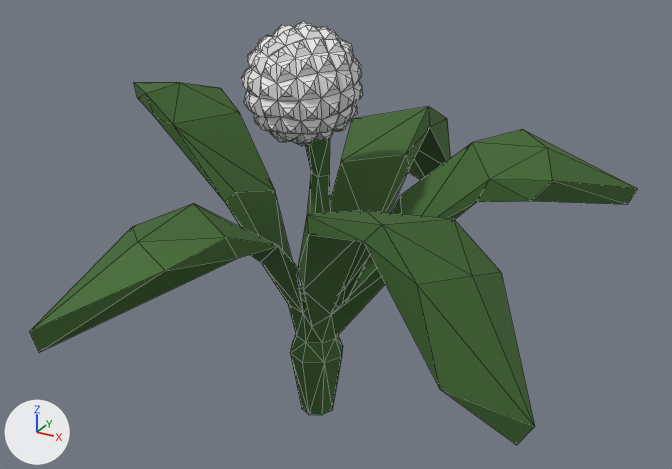
The FBX model PotionGame/Assets/Prefabs/Pickups/Models/Ginseng/ginseng.fbx: old version first, new version second.
Rendered twice from a 50 mm camera at (0.646, -1.146, 0.849) aimed at (0.0, 0.029, 0.262). Lighting does not change. The marker at lower left points along +X, +Y and +Z. Mesh edges are drawn as thin lines. Where no turn or scale is listed for an object, it has been applied to the vertices.

The scene before the commit, as lines of its bpy script (objects in view):
```python
me_cube_001 = bpy.data.meshes.new('Cube.001')
me_cube_001.from_pydata(...)  # 577 vertices, 773 faces; spans x -0.083..0.083, y -0.083..0.083, z -0.082..0.082
me_cube_001.materials.append(mat_berriesmat)  # white #e7e7e7
me_mesh = bpy.data.meshes.new('Mesh')
me_mesh.from_pydata(...)  # 139 vertices, 267 faces; spans x -42.8..42.8, y 0.0..52.1, z -41.7..41.7
me_mesh.materials.append(mat_plantmat)  # picture img_texture_01_psd
ob_berries = bpy.data.objects.new('Berries', me_cube_001)
ob_berries.location = (0.004, -0.072, 0.525)
ob_sm_env_plant_04 = bpy.data.objects.new('SM_Env_Plant_04', me_mesh)
ob_sm_env_plant_04.location = (0.0, 0.0, 0.0)
ob_sm_env_plant_04.rotation_euler = (1.571, 0.0, 0.0)  # degrees (90, 0, 0)
ob_sm_env_plant_04.scale = (0.01, 0.01, 0.01)
```
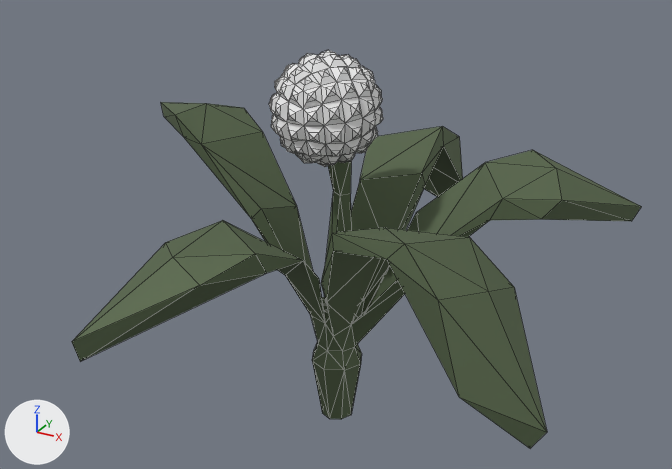
What differs and where, as boxes [x1, y1, x2, y2] in the pictures (672 x 469 px; the box of a moved part takes in the faces that stretch with it):
```json
{"object": "SM_Env_Plant_04", "change": "reshaped, moved, turned, rescaled", "before": [29, 82, 638, 445], "after": [72, 50, 642, 448]}
{"object": "Berries", "change": "deleted", "before": [241, 21, 363, 146]}
{"part": 1, "of": "me_mesh", "change": "moved or reshaped", "before": [29, 82, 638, 445], "after": [72, 102, 642, 448]}
{"part": 2, "of": "me_mesh", "change": "moved or reshaped", "before": [305, 139, 331, 215], "after": [324, 161, 352, 301]}
{"part": 3, "of": "me_mesh", "change": "added", "after": [269, 50, 383, 167]}
```

Scene script edits in JSON lines:
```json
{"block": "me_mesh", "where": "# used by ob_sm_env_plant_04; location = (0.0, 0.0, 0.0); rotation_euler = (1.571, 0.0, 0.0), in degrees (90, 0, 0); scale = (0.01, 0.01, 0.01)"}
{"op": "remove", "block": "me_mesh", "code": "me_mesh.from_pydata(...)  # 139 vertices, 267 faces; spans x -42.8..42.8, y 0.0..52.1, z -41.7..41.7"}
{"op": "add", "block": "me_mesh", "code": "me_mesh.from_pydata(...)  # 716 vertices, 1040 faces; spans x -9.8..10.8, y -9.6..9.5, z -12.1..1.9"}
{"block": "me_mesh", "change": "me_mesh part 1: the loose piece of 122 vertices spanning x -42.8..42.8, y 0.0..46.8, z -41.7..41.7 is multiplied about its middle by the matrix ((0.175, 0.0, 0.149), (0.149, 0.018, -0.174), (-0.012, 0.229, 0.014)), then moved by (-1.1, -22.7, -6.8)"}
{"block": "me_mesh", "change": "me_mesh part 2: the loose piece of 16 vertices spanning x -1.3..4.3, y 17.1..46.0, z 2.9..8.5 is multiplied about its middle by the matrix ((0.175, 0.0, 0.149), (0.149, 0.018, -0.174), (-0.012, 0.229, 0.014)), then moved by (-1.5, -31.5, -10.6)"}
{"block": "me_mesh", "change": "me_mesh part 3: a new loose piece of 577 vertices spanning x -1.9..1.9, y -1.9..1.9, z -1.9..1.9, in mat_berriesmat (white #e7e7e7)"}
{"op": "add", "block": "me_mesh", "code": "me_mesh.materials.append(mat_berriesmat)  # white #e7e7e7"}
{"op": "remove", "block": "ob_berries", "code": ["ob_berries = bpy.data.objects.new('Berries', me_cube_001)", "ob_berries.location = (0.004, -0.072, 0.525)"]}
{"op": "set", "path": "ob_sm_env_plant_04.location", "old": "(0.0, 0.0, 0.0)", "new": "(0.0, 0.0, 0.472)"}
{"op": "set", "path": "ob_sm_env_plant_04.rotation_euler", "old": "(1.571, 0.0, 0.0)", "new": "(0.0802, 0.000436, -0.706)", "note": "degrees (90, 0, 0) -> degrees (4.6, 0, -40)"}
{"op": "set", "path": "ob_sm_env_plant_04.scale", "old": "(0.01, 0.01, 0.01)", "new": "(0.0436, 0.0436, 0.0436)"}
```
